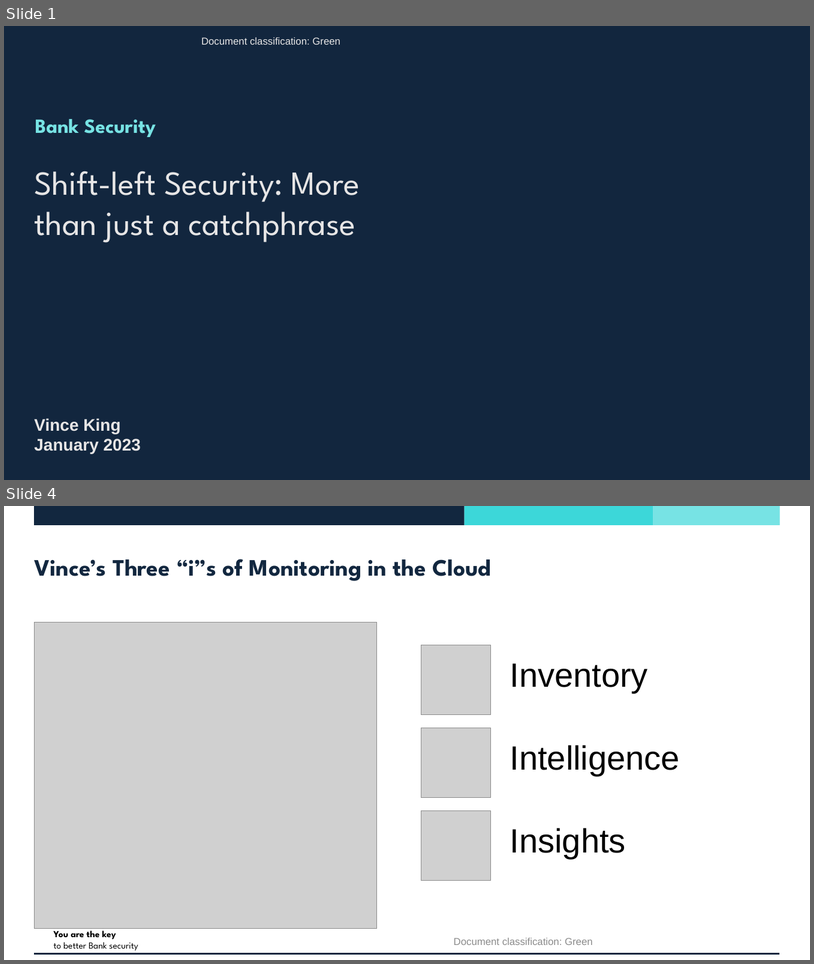
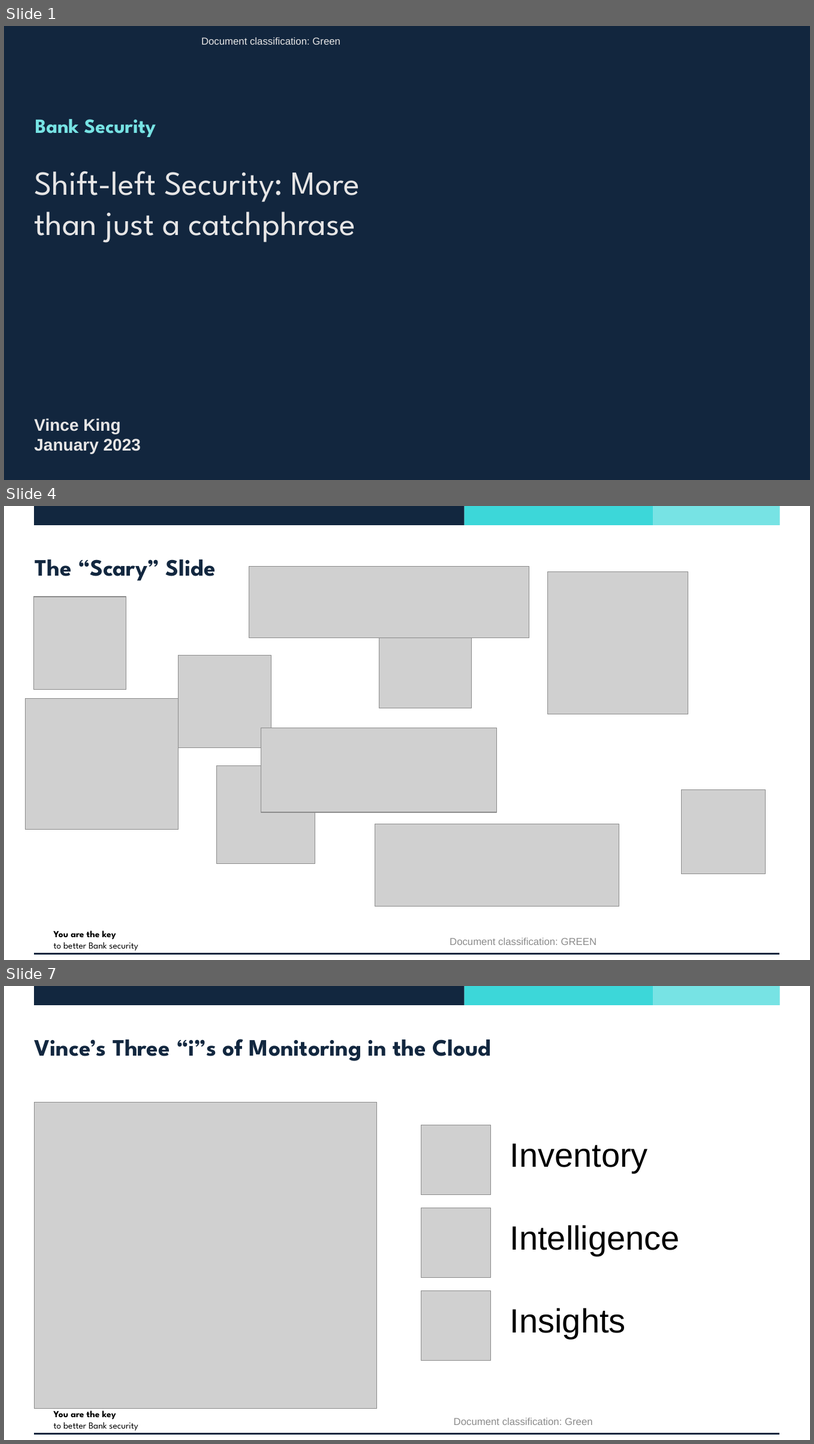
Before and after one commit to vincentjking/Presentations, a slide deck: 202301 - BCS/DevSecOps - The True Cost of Secure Transformation.pptx. Shown one above the other, each under a label of ours: slides 1 and 4 before the commit, slides 1, 4 and 7 after it; the slides between them are not shown. The pictures are 814x964 and 814x1444 pixels, drawn with LibreOffice and Linux fonts; fonts in the diff are those of the drawing; grey boxes stand for pictures; background and template pictures are left out. Boxes give left, top, right and bottom in pixels: in the first picture for what was removed or moved away, otherwise in the second. Text is boxed around its words. In the diff, an @@ line names an element or a change of style, - is before the commit and + after.

```diff
--- a/202301 - BCS/DevSecOps - The True Cost of Secure Transformation.pptx
+++ b/202301 - BCS/DevSecOps - The True Cost of Secure Transformation.pptx
@@ slide 4 added at (4, 506, 810, 960), background #FFFFFF; not listed: 5 template elements that a slide beside it also shows @@
@@ title added at (35, 559, 216, 580), 28 pt, text #12273F, bold @@
+The “Scary” Slide
@@ picture added at (249, 567, 530, 638) @@
@@ picture added at (548, 572, 688, 714) @@
@@ picture added at (33, 597, 126, 690) @@
@@ picture added at (380, 615, 472, 708) @@
@@ picture added at (179, 655, 272, 747) @@
@@ picture added at (26, 699, 179, 829) @@
@@ picture added at (261, 727, 498, 812) @@
@@ picture added at (217, 766, 315, 864) @@
@@ picture added at (681, 790, 765, 874) @@
@@ picture added at (375, 824, 619, 906) @@
@@ text added at (450, 937, 597, 945), 12 pt, text #8C8C8C @@
+Document classification: GREEN
@@ what was slide 4 is now slide 7 @@
```
Also in this commit, not shown: 2 slides changed, 5 other slides added.
